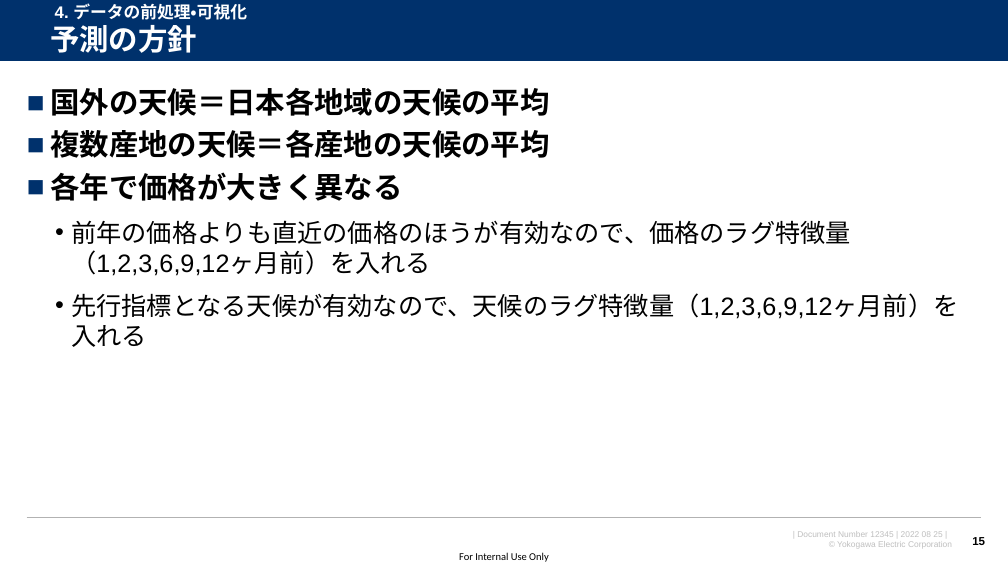
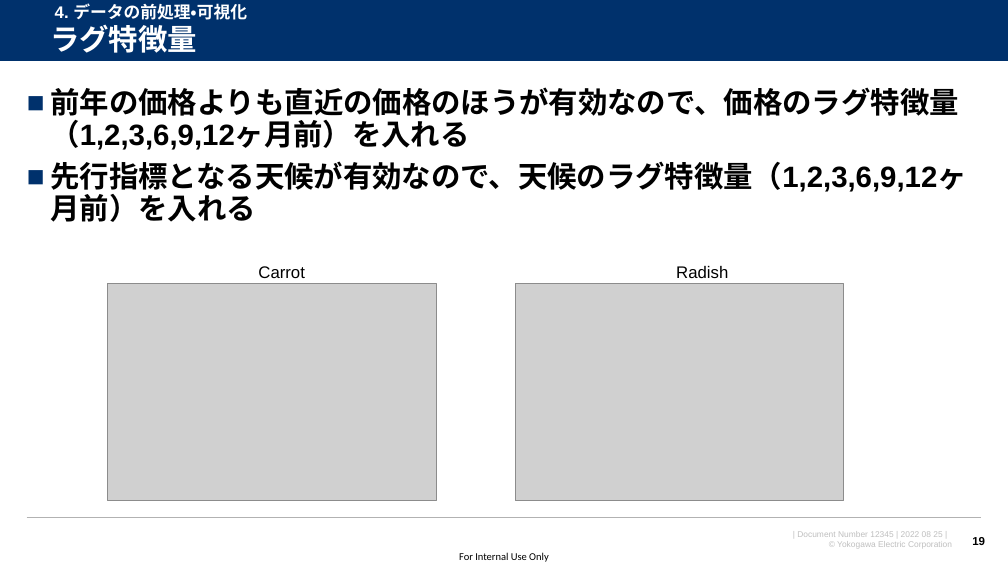
Before and after one commit to watarukumagai-git/opt, a slide deck: slide 19 of MMW/20220825_MMW_kumagai_rev.0.pptx (slide 15 before the commit). Drawn at 1008x567 pixels with LibreOffice and Linux fonts; fonts in the diff are those of the drawing; grey boxes stand for pictures; background and template pictures are left out. Boxes give left, top, right and bottom in pixels: in the first picture for what was removed or moved away, otherwise in the second. Text is boxed around its words. In the diff, an @@ line names an element or a change of style, - is before the commit and + after.

```diff
--- a/MMW/20220825_MMW_kumagai_rev.0.pptx
+++ b/MMW/20220825_MMW_kumagai_rev.0.pptx
@@ title at box(50, 24, 197, 53): text changed @@
-予測の方針
+ラグ特徴量
@@ text "前年の価格よりも直近の価格のほうが有効なので、価格のラグ特徴量（1,2,3,6,9,12ヶ月前）を入れる" at box(50, 87, 966, 222): size 24 to 28 pt, bold on; bullet • to ■; list level 2 to 1 in "前年の価格よりも直近の価格のほうが有効なので、価格のラグ特徴量（1,2,3,6,9,12ヶ月前）を入れる"; line spacing 1 to 0.9; list level 2 to 1 in "先行指標となる天候が有効なので、天候のラグ特徴量（1,2,3,6,9,12ヶ月前）を入れる" @@
@@ text at box(50, 88, 549, 201): paragraphs removed @@
-■ 国外の天候＝日本各地域の天候の平均
-■ 複数産地の天候＝各産地の天候の平均
-■ 各年で価格が大きく異なる
@@ text added at box(258, 266, 304, 278), 16 pt, text #000000 @@
+Carrot
@@ text added at box(676, 266, 728, 278), 16 pt, text #000000 @@
+Radish
@@ picture added at box(107, 284, 436, 501) @@
@@ picture added at box(515, 284, 844, 501) @@
@@ page number at box(972, 537, 985, 545): text changed @@
-15
+19
```
Also in this commit, not shown: 10 other slides changed, 5 slides added, 4 slides removed.
